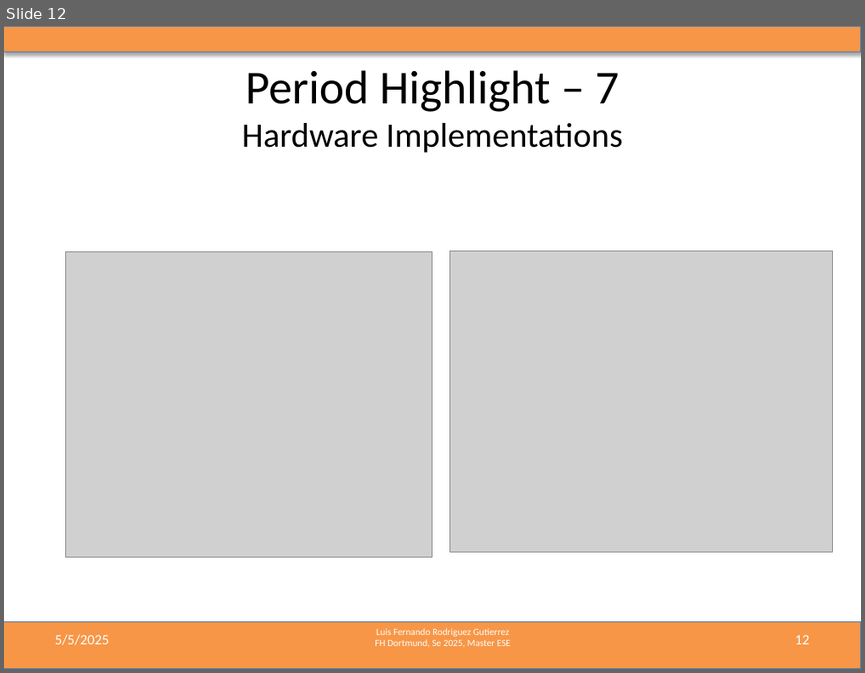
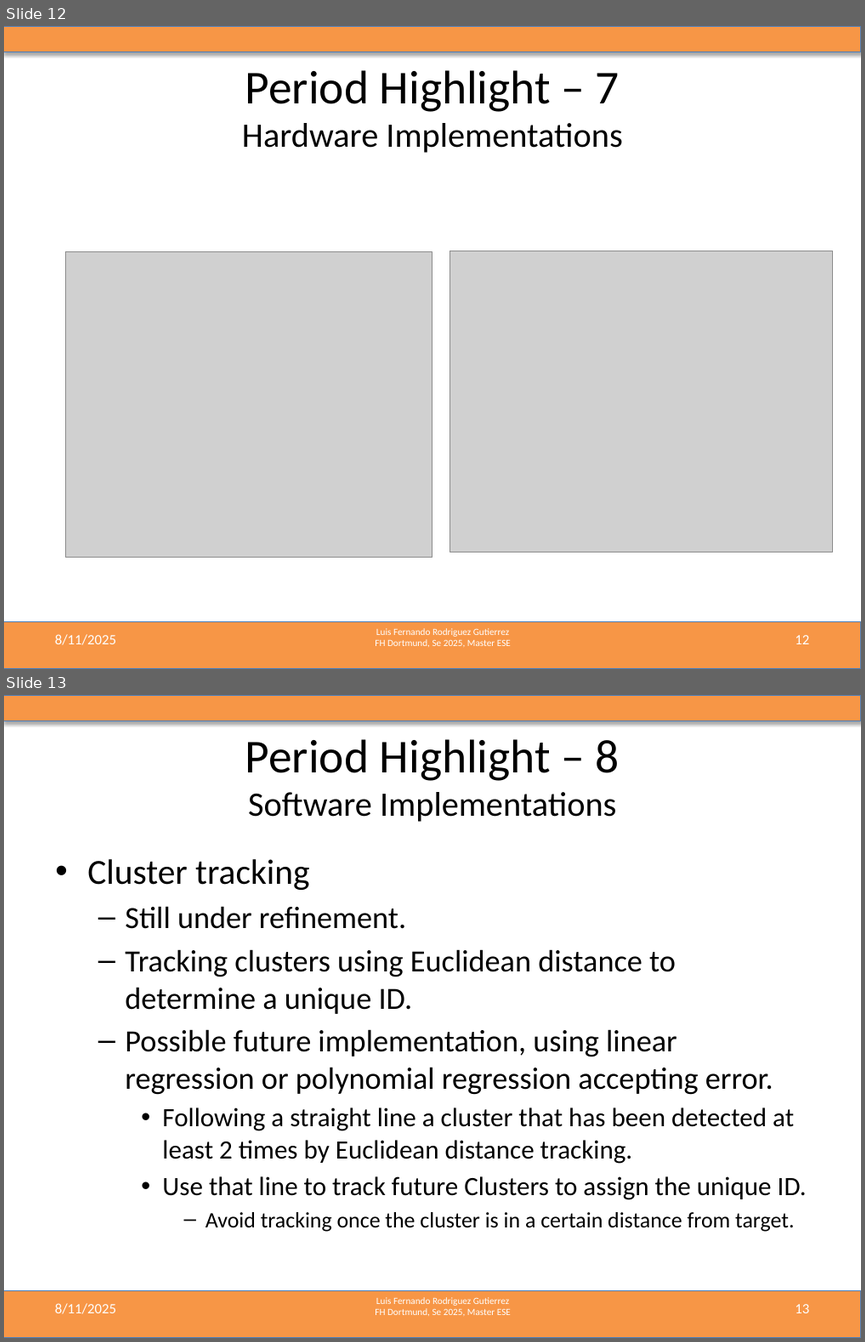
Before and after one commit to LF-RoGu/ResearchProject, a slide deck: 06_PresentationUpdates/Radar_ResearchProject.pptx. Shown one above the other, each under a label of ours: slide 12 before the commit, slides 12 and 13 after it. The pictures are 865x673 and 865x1342 pixels, drawn with LibreOffice and Linux fonts; fonts in the diff are those of the drawing; grey boxes stand for pictures. Boxes give left, top, right and bottom in pixels: in the first picture for what was removed or moved away, otherwise in the second. Text is boxed around its words. In the diff, an @@ line names an element or a change of style, - is before the commit and + after.

Commit message:
Presentation update

```diff
--- a/06_PresentationUpdates/Radar_ResearchProject.pptx
+++ b/06_PresentationUpdates/Radar_ResearchProject.pptx
@@ slide 13 added at (x1=4, y1=695, x2=861, y2=1338), background #FFFFFF; not listed: 3 template elements that a slide beside it also shows @@
@@ title added at (x1=245, y1=739, x2=619, y2=822), 28.8 pt, text #000000 @@
+Period Highlight – 8
+Software Implementations
@@ text added at (x1=87, y1=859, x2=806, y2=1231), 25.9 pt, text #000000 @@
+• Cluster tracking
+  – Still under refinement.
+  – Tracking clusters using Euclidean distance to determine a unique ID.
+  – Possible future implementation, using linear regression or polynomial regression accepting error.
+    • Following a straight line a cluster that has been detected at least 2 times by Euclidean distance tracking.
+    • Use that line to track future Clusters to assign the unique ID.
+      – Avoid tracking once the cluster is in a certain distance from target.
@@ text added at (x1=55, y1=1303, x2=116, y2=1314), 12 pt, text #FFFFFF @@
+8/11/2025
@@ page number added at (x1=794, y1=1304, x2=809, y2=1313), 12 pt, text #FFFFFF @@
+13
@@ slide 12 changed as well @@
@@ text at (x1=55, y1=634, x2=116, y2=645): text changed @@
-5/5/2025
+8/11/2025
```
Also in this commit, not shown: 13 other slides changed, 14 other slides added.
